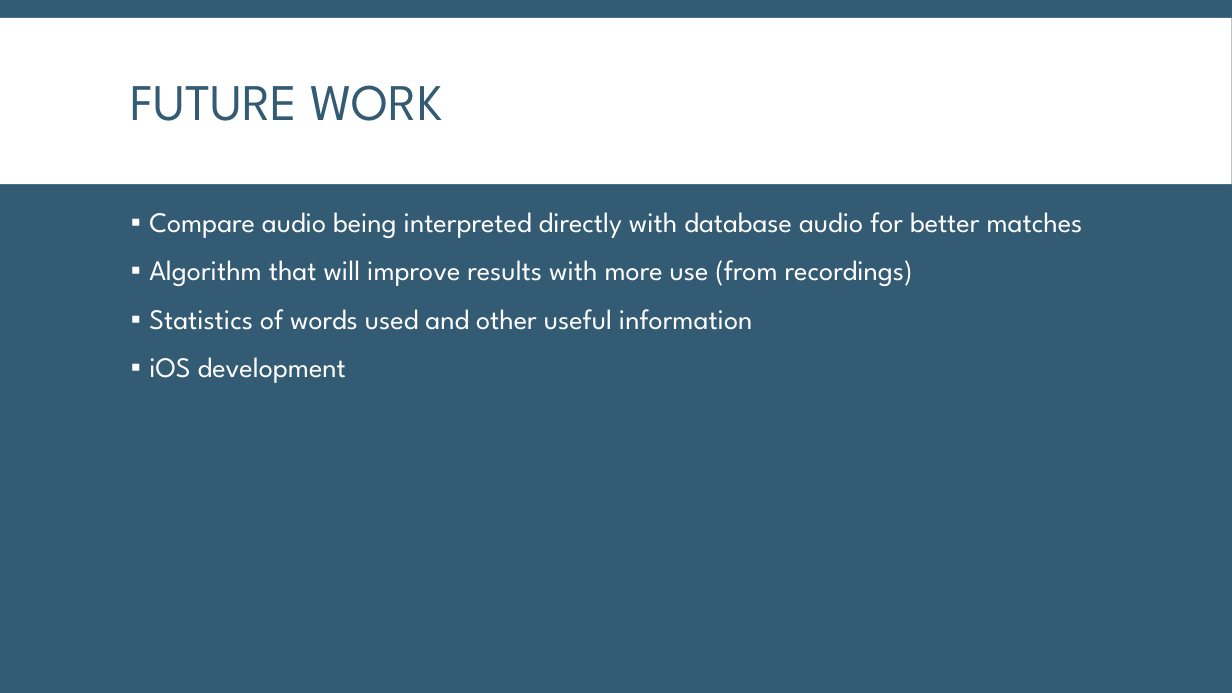
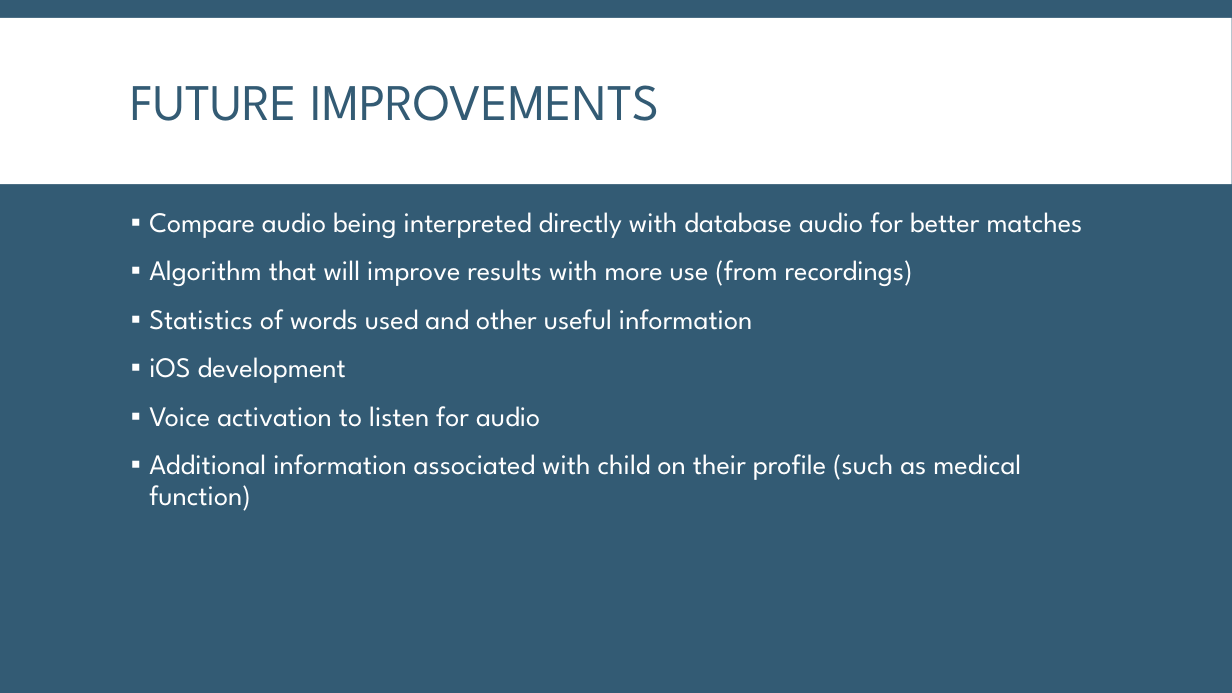
Before and after one commit to brooklyn2016/team-19, a slide deck: slide 7 of presentation.pptx (slide 6 before the commit). Drawn at 1232x693 pixels with LibreOffice and Linux fonts; fonts in the diff are those of the drawing. Boxes give left, top, right and bottom in pixels: in the first picture for what was removed or moved away, otherwise in the second. Text is boxed around its words. In the diff, an @@ line names an element or a change of style, - is before the commit and + after.

Commit message:
Updated presentation

```diff
--- a/presentation.pptx
+++ b/presentation.pptx
@@ title at box(131, 85, 659, 121): text changed @@
-FUTURE WORK
+FUTURE IMPROVEMENTS
@@ text at box(149, 406, 1021, 511): paragraphs added @@
+▪ Voice activation to listen for audio
+▪ Additional information associated with child on their profile (such as medical function)
```
Also in this commit, not shown: 1 slide added.
